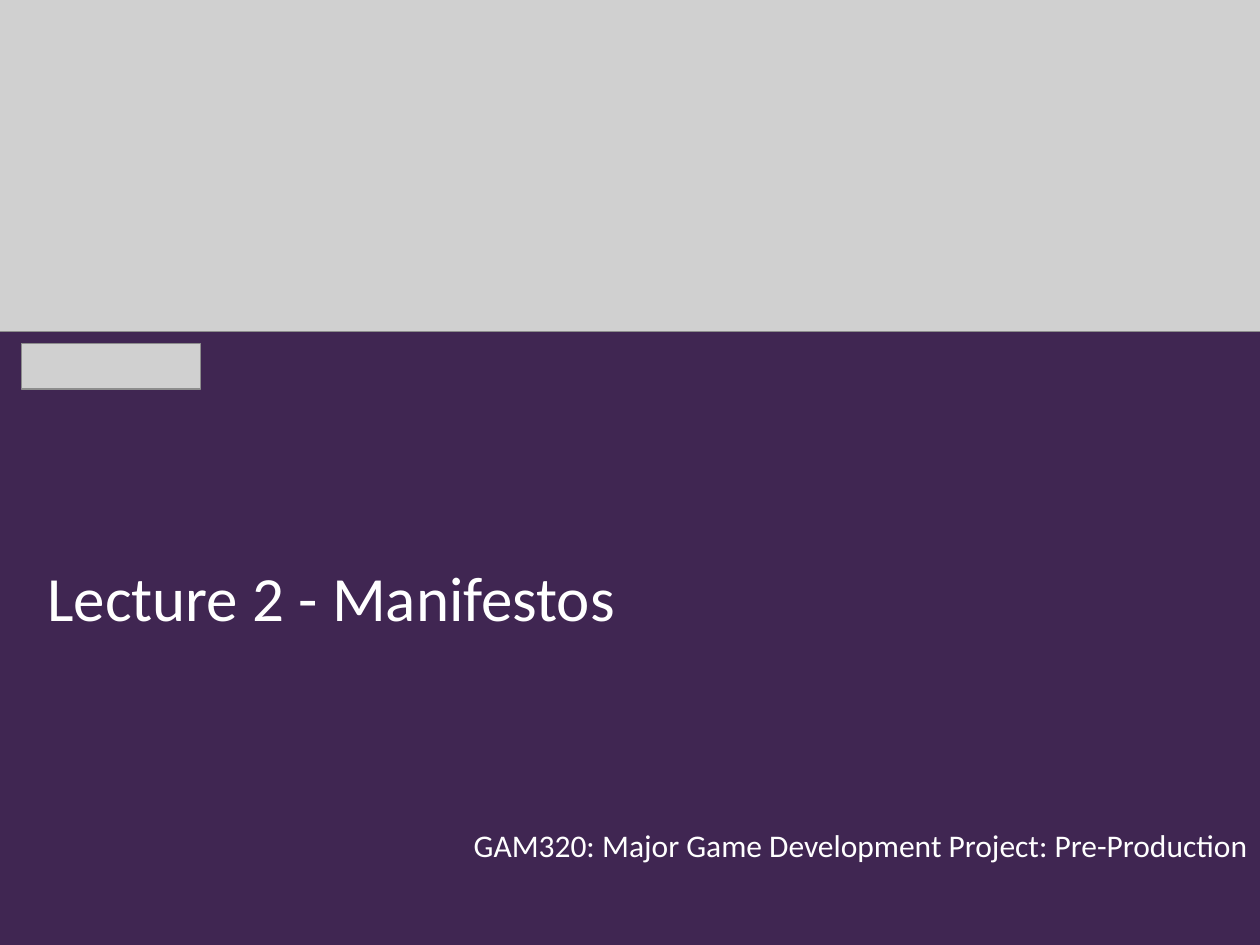
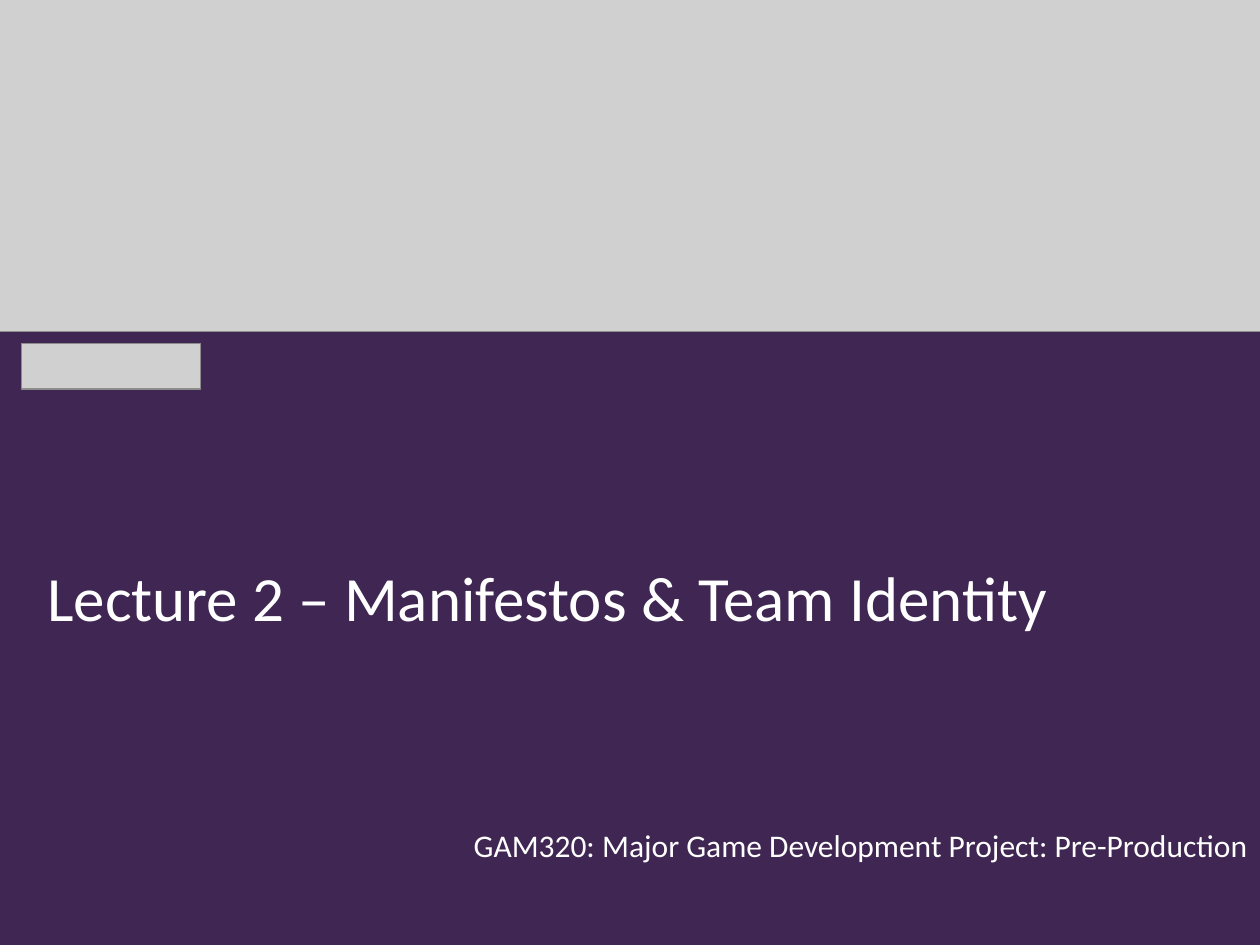
Before and after one commit to Falmouth-Games-Academy/ba-course-materials, a slide deck: slide 1 of GAM320/02/20-21-GAM320-02-Manifesto.pptx. Drawn at 1260x945 pixels with LibreOffice and Linux fonts; fonts in the diff are those of the drawing; grey boxes stand for pictures; background and template pictures are left out. Boxes give left, top, right and bottom in pixels: in the first picture for what was removed or moved away, otherwise in the second. Text is boxed around its words. In the diff, an @@ line names an element or a change of style, - is before the commit and + after.

Commit message:
Game Manifesto uploaded

```diff
--- a/GAM320/02/20-21-GAM320-02-Manifesto.pptx
+++ b/GAM320/02/20-21-GAM320-02-Manifesto.pptx
@@ title at (x1=47, y1=577, x2=1046, y2=631): text changed @@
-Lecture 2 - Manifestos
+Lecture 2 – Manifestos & Team Identity
```
Also in this commit, not shown: 2 other slides changed, 9 slides added.
